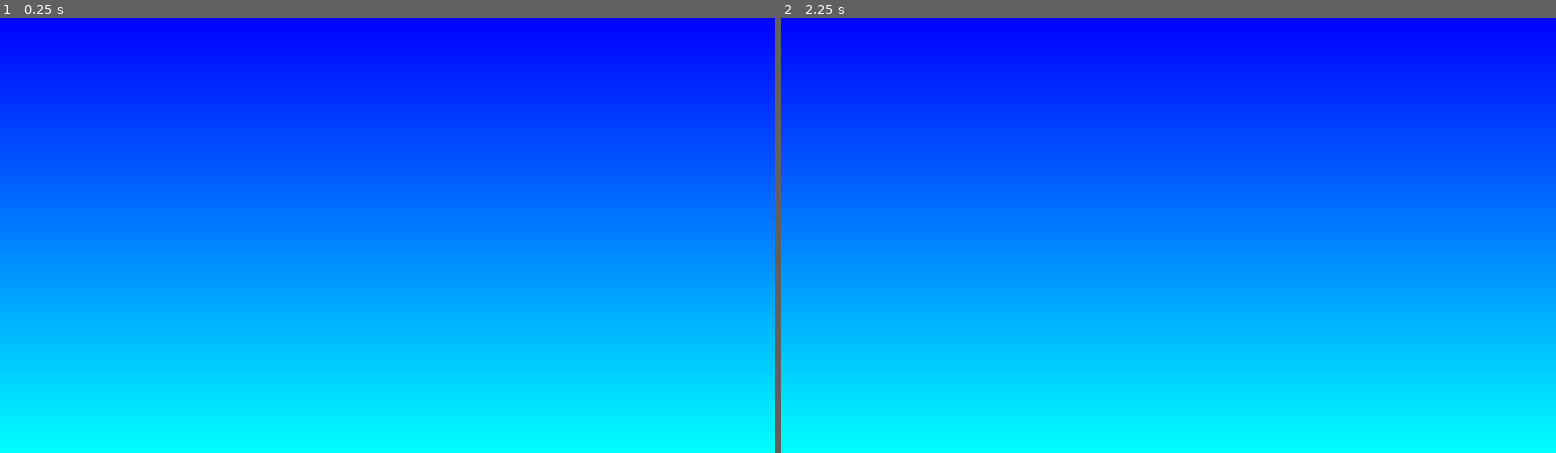
Above: before the commit, frames 1-2 (left to right).
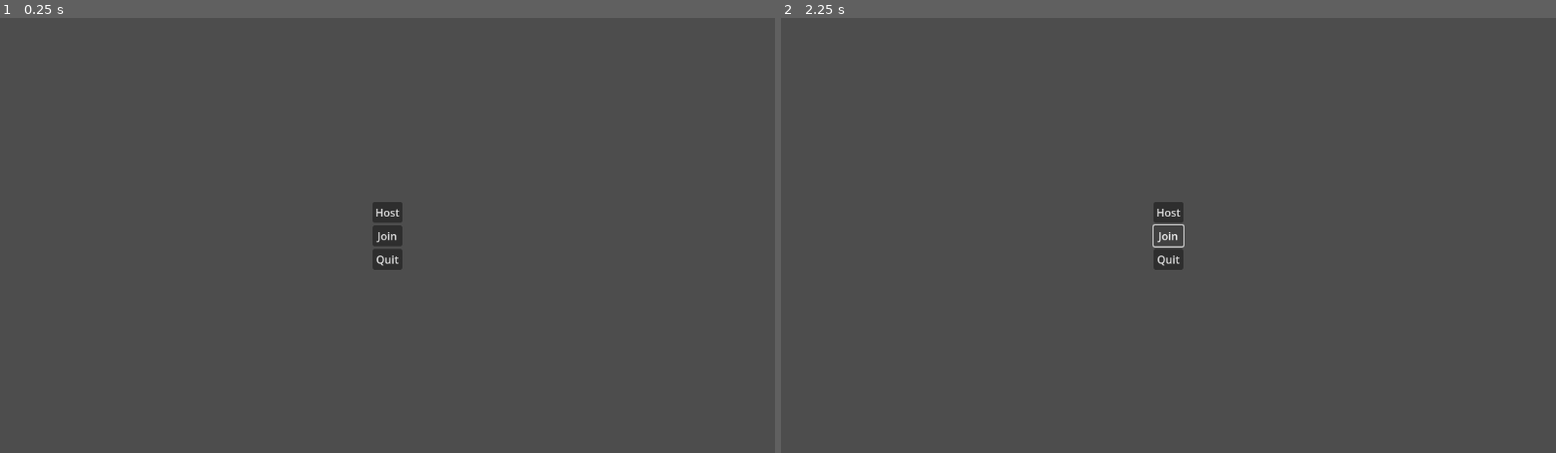
Above: after the commit, the same moments.

Repository: SomeGuyWithAShovel/route-fighters
Game: Godot game, scene res://scenes/main.tscn
Same seed, same stepped clock (60 frames per second), same inputs: the game is played once before the commit and once after it. Before the commit the project starts from res://scenes/game.tscn.
Inputs (mouse positions are in pixels of both pictures, inside the frame that each line leads up to):
- Up to frame 1 (0.25 s): no input
- Up to frame 2 (2.25 s): click (1168, 213) at 0.5 s, where only the run after the commit has a clickable "Host"; click (1168, 235) at 1.25 s, where only the run after the commit has a clickable "Join"; hold Right (move_right) from 2.03 s (still down); hold W (kick) from 2.03 s (still down)

The runs differ from the first frame. In frame 1, 100% of the frame differs, in the area x 0-100%, y 0-100%; in frame 2, 100%.

Commit message:
TLDR : can host/join from menu, players are created/destroyed on join/leave. End TLDR. Main scene is now the main menu. Main menu buttons now works as intended. If --server or --client are set as command-line options, then the main menu is skipped. Ryu and Ken scenes now contains only the animated sprite. Player scene, on init, instantiate the sprite accordingly (so now, we have only one Player scene that has a parameter, instead of 2 distinct scenes). Fixed a typo in a print message when joining (was 'client joined', but in reality, it was 'trying to join...'). global_coordinator scene and script default values and signal connections changed.

Diff:
--- a/project.godot
+++ b/project.godot
@@ -15,7 +15,7 @@
 [application]
 
 config/name="Route Fighters"
-run/main_scene="uid://57h88y3sgdsr"
+run/main_scene="uid://bjl1j0wx7n166"
 config/features=PackedStringArray("4.6", "GL Compatibility")
 
 [autoload]
--- a/scenes/Coordinator/global_coordinator.tscn
+++ b/scenes/Coordinator/global_coordinator.tscn
@@ -3,7 +3,7 @@
 [ext_resource type="Script" uid="uid://dx2gsxh7gc7h7" path="res://scripts/global_coordinator.gd" id="1_e18if"]
 [ext_resource type="Script" uid="uid://d1ig7dy5bo6qp" path="res://scripts/net/multiplayer_api_coordinator.gd" id="2_55e04"]
 [ext_resource type="Script" uid="uid://cdgodqmhbllvw" path="res://scripts/net/players_coordinator.gd" id="3_55e04"]
-[ext_resource type="PackedScene" uid="uid://bhd0xfjk8p0tp" path="res://scenes/temp_player_to_remove.tscn" id="4_t1kcj"]
+[ext_resource type="PackedScene" uid="uid://b06lhgiibdt53" path="res://scenes/visuals/player.tscn" id="4_t1kcj"]
 
 [node name="GlobalCoordinator" type="Node" unique_id=1390120457]
 script = ExtResource("1_e18if")
@@ -13,5 +13,4 @@
 
 [node name="PlayersCoordinator" type="Node" parent="." unique_id=153784986]
 script = ExtResource("3_55e04")
-local_player_scene = ExtResource("4_t1kcj")
-remote_player_scene = ExtResource("4_t1kcj")
+player_scene = ExtResource("4_t1kcj")
--- a/scenes/main.tscn
+++ b/scenes/main.tscn
@@ -1,31 +1,13 @@
-[gd_scene load_steps=0 format=3 uid="uid://bjl1j0wx7n166"]
+[gd_scene format=3 uid="uid://bjl1j0wx7n166"]
 
 [ext_resource type="PackedScene" uid="uid://57h88y3sgdsr" path="res://scenes/game.tscn" id="1_0wfyh"]
 [ext_resource type="PackedScene" uid="uid://b0wbuavp8jywl" path="res://scenes/ui/main_menu.tscn" id="1_o5qli"]
-
-[sub_resource type="GDScript" id="GDScript_o5qli"]
-script/source = "# build in script : save it as a file if you prefer
-extends Node
-
-@export
-var game_scene : PackedScene;
-
-@export var menu_node : Node;
-
-func move_to_game() -> void :
-
-	assert(game_scene != null);
-	if (menu_node != null) :
-		var game_node : Node = game_scene.instantiate();
-		add_child(game_node);
-		menu_node.game_started();
-		pass;
-	return;
-"
+[ext_resource type="Script" uid="uid://cwjkx84pm0kby" path="res://scripts/menus/main.gd" id="1_sugp2"]
 
 [node name="Main" type="Node" unique_id=2105370211 node_paths=PackedStringArray("menu_node")]
-script = SubResource("GDScript_o5qli")
+script = ExtResource("1_sugp2")
 game_scene = ExtResource("1_0wfyh")
 menu_node = NodePath("MainMenu")
 
 [node name="MainMenu" parent="." unique_id=605103506 instance=ExtResource("1_o5qli")]
+GameScene = ExtResource("1_0wfyh")
--- a/scenes/temp_player_to_remove.tscn
+++ b/scenes/temp_player_to_remove.tscn
@@ -1,10 +1,29 @@
 [gd_scene format=3 uid="uid://bhd0xfjk8p0tp"]
 
 [ext_resource type="Script" uid="uid://8y4e31bl2inu" path="res://scripts/mechanics/character.gd" id="1_6gqf7"]
-[ext_resource type="Texture2D" uid="uid://cygsiexplibau" path="res://assets/animations/ryu_guard.png" id="1_mxj2r"]
+
+[sub_resource type="RectangleShape2D" id="RectangleShape2D_mxj2r"]
+
+[sub_resource type="Gradient" id="Gradient_uwrxv"]
+offsets = PackedFloat32Array(0.95, 1)
+colors = PackedColorArray(1, 0, 0, 1, 0, 0, 0, 0)
+
+[sub_resource type="GradientTexture2D" id="GradientTexture2D_6gqf7"]
+gradient = SubResource("Gradient_uwrxv")
+width = 256
+height = 256
+fill = 1
+fill_from = Vector2(0.5, 0.5)
+fill_to = Vector2(1, 0.5)
 
 [node name="Node2D" type="Node2D" unique_id=1446872133]
+
+[node name="Player" type="CharacterBody2D" parent="." unique_id=373096312]
 script = ExtResource("1_6gqf7")
 
-[node name="Sprite2D" type="Sprite2D" parent="." unique_id=1955005097]
-texture = ExtResource("1_mxj2r")
+[node name="CollisionShape2D" type="CollisionShape2D" parent="Player" unique_id=1208480204]
+shape = SubResource("RectangleShape2D_mxj2r")
+
+[node name="StartPos1" type="Sprite2D" parent="Player" unique_id=767842362]
+z_index = 500
+texture = SubResource("GradientTexture2D_6gqf7")
--- a/scenes/ui/main_menu.tscn
+++ b/scenes/ui/main_menu.tscn
@@ -1,28 +1,6 @@
 [gd_scene format=3 uid="uid://b0wbuavp8jywl"]
 
-[sub_resource type="GDScript" id="GDScript_87aya"]
-script/source = "# build in script : save it as a file if you prefer
-extends Control
-
-# TODO :
-# right now, it is created, but instantly skipped, because there is command-line arguments to bypass this step
-# if there weren't, we would have to implement correctly this file
-
-func game_started() -> void :
-	queue_free();
-	return;
-
-func _on_btn_host_pressed() -> void :
-	return;
-
-
-func _on_btn_join_pressed() -> void :
-	return;
-
-
-func _on_btn_quit_pressed() -> void :
-	return;
-"
+[ext_resource type="Script" uid="uid://dhjqp114deits" path="res://scripts/menus/main_menu.gd" id="1_sl1te"]
 
 [node name="MainMenu" type="Control" unique_id=605103506]
 layout_mode = 3
@@ -31,7 +9,7 @@
 anchor_bottom = 1.0
 grow_horizontal = 2
 grow_vertical = 2
-script = SubResource("GDScript_87aya")
+script = ExtResource("1_sl1te")
 
 [node name="VBoxContainer" type="VBoxContainer" parent="." unique_id=1594914259]
 layout_mode = 1
--- a/scenes/visuals/ken.tscn
+++ b/scenes/visuals/ken.tscn
@@ -1,6 +1,5 @@
 [gd_scene format=3 uid="uid://blkayxqxngxau"]
 
-[ext_resource type="PackedScene" uid="uid://b06lhgiibdt53" path="res://scenes/visuals/player.tscn" id="1_anvrq"]
 [ext_resource type="Texture2D" uid="uid://crlwsb5skm3yf" path="res://assets/animations/ken_guard.png" id="2_x7gpa"]
 [ext_resource type="Texture2D" uid="uid://cw3oo6iwa7f1q" path="res://assets/animations/ken_hurt.png" id="3_6mq6k"]
 [ext_resource type="Texture2D" uid="uid://ub5bhauiq08t" path="res://assets/animations/ken_idle.png" id="3_da5rq"]
@@ -332,10 +331,6 @@
 "speed": 5.0
 }]
 
-[node name="Node" type="Node2D" unique_id=1714301152]
-
-[node name="Player" parent="." unique_id=1220903932 instance=ExtResource("1_anvrq")]
-
-[node name="AnimatedSprite2D" type="AnimatedSprite2D" parent="Player" unique_id=1407327946]
+[node name="AnimatedSprite2D" type="AnimatedSprite2D" unique_id=1407327946]
 sprite_frames = SubResource("SpriteFrames_swjo3")
 animation = &"right"
--- a/scenes/visuals/player.tscn
+++ b/scenes/visuals/player.tscn
@@ -4,10 +4,12 @@
 
 [sub_resource type="RectangleShape2D" id="RectangleShape2D_adtho"]
 
-[node name="Player" type="CharacterBody2D" unique_id=732812710]
+[node name="Node2D" type="Node2D" unique_id=906088690]
+
+[node name="Player" type="CharacterBody2D" parent="." unique_id=732812710]
 script = ExtResource("1_l21u0")
 
-[node name="AnimationPlayer" type="AnimationPlayer" parent="." unique_id=1992900785]
+[node name="AnimationPlayer" type="AnimationPlayer" parent="Player" unique_id=1992900785]
 
-[node name="CollisionShape2D" type="CollisionShape2D" parent="." unique_id=1407755865]
+[node name="CollisionShape2D" type="CollisionShape2D" parent="Player" unique_id=1407755865]
 shape = SubResource("RectangleShape2D_adtho")
--- a/scenes/visuals/ryu.tscn
+++ b/scenes/visuals/ryu.tscn
@@ -1,6 +1,5 @@
 [gd_scene format=3 uid="uid://bjiwfby08ii7s"]
 
-[ext_resource type="PackedScene" uid="uid://b06lhgiibdt53" path="res://scenes/visuals/player.tscn" id="1_cgdan"]
 [ext_resource type="Texture2D" uid="uid://cygsiexplibau" path="res://assets/animations/ryu_guard.png" id="2_0xd2s"]
 [ext_resource type="Texture2D" uid="uid://chi1f66m0evce" path="res://assets/animations/ryu_idle.png" id="3_8p6jp"]
 [ext_resource type="Texture2D" uid="uid://cws1crm7fgrbn" path="res://assets/animations/ryu_hurt.png" id="3_k4e4v"]
@@ -332,10 +331,6 @@
 "speed": 5.0
 }]
 
-[node name="Node" type="Node2D" unique_id=1354944682]
-
-[node name="Player" parent="." unique_id=2038331640 instance=ExtResource("1_cgdan")]
-
-[node name="AnimatedSprite2D" type="AnimatedSprite2D" parent="Player" unique_id=999083783]
+[node name="AnimatedSprite2D" type="AnimatedSprite2D" unique_id=999083783]
 sprite_frames = SubResource("SpriteFrames_epwb1")
 animation = &"idle"
--- a/scripts/game.gd
+++ b/scripts/game.gd
@@ -7,6 +7,7 @@
 @export var player_starting_nodes : Array[Node2D];
 
 func _ready() -> void :
+	init_players_coordinator();
 	for node : Node2D in player_starting_nodes :
 		node.hide();
 		pass;
--- a/scripts/global_coordinator.gd
+++ b/scripts/global_coordinator.gd
@@ -14,16 +14,28 @@
 func init_coordinators() -> bool :
 	# we probably should use the editor signal connection editor instead of all these lines
 
-	# TODO : we need to do some inits before creating players
+	# T ODO : we need to do some inits before creating players
 	# so connect these signals to something that does these inits and then create players
+	# FIX : create_player now awaits for the inits
 
-	# multiplayer_api_coordinator.server_on_server_created.connect(players_coordinator.create_local_player);
-	# multiplayer_api_coordinator.server_on_player_joined.connect(players_coordinator.create_remote_player);
-	# multiplayer_api_coordinator.server_on_player_quit.connect(players_coordinator.warn_players);
+	multiplayer_api_coordinator.server_on_server_created.connect(players_coordinator.create_local_player);
+	multiplayer_api_coordinator.client_on_server_joined.connect(players_coordinator.create_local_player);
 
-	# multiplayer_api_coordinator.client_on_server_joined.connect(players_coordinator.create_local_player);
+	multiplayer_api_coordinator.server_on_player_joined.connect(players_coordinator.create_remote_player);
+
+	multiplayer_api_coordinator.server_on_player_quit.connect(players_coordinator.remove_player);
+
+
+	# When a server is created or joined : notify the main menu (so it can destroy itself)
+	var main_node : MainNode = get_node("/root/Main") as MainNode;
+	assert(main_node != null);
+	multiplayer_api_coordinator.server_on_server_created.connect(main_node.menu_node.on_server_created);
+	multiplayer_api_coordinator.client_on_server_joined.connect(main_node.menu_node.on_server_joined);
+
 	return true;
 
+
+var has_cmd_args : bool = false;
 func read_cmd_args() -> void :
 	const cmds : Array[String] = [
 		"--server",
@@ -33,11 +45,15 @@
 	print("instance_args : ", instance_args)
 	for arg in instance_args:
 		if arg.begins_with(cmds[0]) :
-			print("read ", cmds[0], " from command-line args")
+			print("read ", cmds[0], " from command-line args");
+
+			has_cmd_args = true;
 			multiplayer_api_coordinator.create_server();
 			pass;
 		if arg.begins_with(cmds[1]) :
-			print("read ", cmds[1], " from command-line args")
+			print("read ", cmds[1], " from command-line args");
+
+			has_cmd_args = true;
 			multiplayer_api_coordinator.join_server();
 			pass;
 		pass;
--- a/scripts/mechanics/character.gd
+++ b/scripts/mechanics/character.gd
@@ -1,17 +1,95 @@
+# @tool
+
 extends Node2D
 class_name Character
 
-@onready var animated_sprite : AnimatedSprite2D = $"AnimatedSprite2D";
+@export var anim_sprite_scenes : Array[PackedScene] = [
+	preload("res://scenes/visuals/ken.tscn"),
+	preload("res://scenes/visuals/ryu.tscn"),
+];
+
+var animated_sprite : AnimatedSprite2D = null;
+
+#region test_debug_animated_sprite
+#
+#@export_group("editor_anim_sprite_DEBUG_ONLY_RESET_BEFORE_START_OR_SAVE")
+#
+#@export_tool_button("set_host")
+#var editor_set_host_var = editor_set_host;
+#func editor_set_host() -> void :
+	#print("editor_set_host");
+	#editor_reset();
+	#set_player_id(1);
+	#return;
+#
+#@export_tool_button("set_remote")
+#var editor_set_remote_var = editor_set_remote;
+#func editor_set_remote() -> void :
+	#print("editor_set_remote");
+	#editor_reset();
+	#set_player_id(2);
+	#return;
+#
+#@export_tool_button("reset")
+#var editor_reset_var = editor_reset;
+#func editor_reset() -> void :
+	#print("editor_reset");
+	#if (animated_sprite == null) :
+		#return;
+	#animated_sprite.queue_free();
+	#animated_sprite = null;
+	#return;
+#@export_group("")
+
+#endregion
+
 var current_move : MoveInformation :
 	get = get_current_move,
 	set = set_current_move;
 
-var player_id : int;
 var ping_calculator : PingCalculator = null;
 
-func _ready() -> void:
+#region player_init : id, sprite and transform
+var player_id : int = 0;
+func set_player_id(new_id : int) -> void :
+	if (animated_sprite != null) :
+		pass;
+	var sprite_id : int = 0;
+	if (new_id != 1) :
+		sprite_id = 1;
+	assert(anim_sprite_scenes.size() == 2);
+	assert((sprite_id >= 0) && (sprite_id <= 1));
+	var new_sprite_node : AnimatedSprite2D = anim_sprite_scenes[sprite_id].instantiate() as AnimatedSprite2D;
+	assert(new_sprite_node != null);
+
+	add_child(new_sprite_node);
+	animated_sprite = new_sprite_node;
+	return;
+
+func init_player(new_id : int, start_pos : Transform2D) -> void :
+	print("init_player");
+	set_player_id(new_id);
+
+	# see PlayersCoordinator::get_character_from_player comments
+	var parent_node : Node2D = get_parent() as Node2D;
+	assert(parent_node != null);
+	parent_node.global_transform = start_pos;
+
+	print("init_player : sprite ", animated_sprite, " and transform ", global_transform);
+
+	# moved from _ready()
 	move_interrupted.connect(update_animated_sprite);
 	animated_sprite.animation_finished.connect(func () : animated_sprite.play("idle"));
+	return;
+
+#endregion
+
+func _ready() -> void:
+	print("player._ready()");
+	assert(anim_sprite_scenes.size() == 2);
+	assert(anim_sprite_scenes[0] != null);
+	assert(anim_sprite_scenes[1] != null);
+	return;
 
 func get_absolute_frame_duration(anim_name : String, frame_index : int) -> float:
 	var playing_speed : float = animated_sprite.get_playing_speed();
@@ -21,8 +99,8 @@
 	return absolute_frame_duration;
 
 func update_animated_sprite(_old_move : MoveInformation, new_move : MoveInformation) -> void:
-	# Les moves holdables ne sont pas changé dans les sprites à chaque frame
-	if Move.is_holdable(new_move.kind):
+	# Les moves holdables ne sont pas changés dans les sprites à chaque frame
+	if (Move.is_holdable(new_move.kind)) :
 		return;
 
 	var anim_name : String = Move.Kind.keys()[new_move.kind].to_lower;
--- /dev/null
+++ b/scripts/menus/main.gd
@@ -0,0 +1,17 @@
+class_name MainNode
+extends Node
+
+@export
+var game_scene : PackedScene;
+
+@export var menu_node : MainMenu;
+
+func move_to_game() -> void :
+
+	assert(game_scene != null);
+	if (menu_node != null) :
+		var game_node : Node = game_scene.instantiate();
+		add_child(game_node);
+		menu_node.game_started();
+		pass;
+	return;
--- a/scripts/menus/main_menu.gd
+++ b/scripts/menus/main_menu.gd
@@ -1,11 +1,43 @@
-extends Node
+class_name MainMenu
+extends Control
+
+@export
+var GameScene : PackedScene = null;
+
+func _ready() -> void :
+
+	assert(GameScene != null);
+
+	if (GlobalCoordinator.has_cmd_args) :
+		game_started();
+		pass;
+	return;
+
+func on_server_created(_our_player_id : int) -> void :
+	game_started();
+	return;
+
+func on_server_joined(_remote_player_id : int) -> void :
+	game_started();
+	return;
+
+func game_started() -> void :
+	var game_node : Node = GameScene.instantiate();
+	assert(game_node != null);
+	get_parent().add_child.call_deferred(game_node);
+	queue_free();
+	return;
+
+func _on_btn_host_pressed() -> void :
+	GlobalCoordinator.multiplayer_api_coordinator.create_server();
+	return;
 
 
-# Called when the node enters the scene tree for the first time.
-func _ready() -> void:
-	pass # Replace with function body.
+func _on_btn_join_pressed() -> void :
+	GlobalCoordinator.multiplayer_api_coordinator.join_server();
+	return;
 
 
-# Called every frame. 'delta' is the elapsed time since the previous frame.
-func _process(delta: float) -> void:
-	pass
+func _on_btn_quit_pressed() -> void :
+	get_tree().quit();
+	return;
--- a/scripts/net/multiplayer_api_coordinator.gd
+++ b/scripts/net/multiplayer_api_coordinator.gd
@@ -66,7 +66,7 @@
 	if error != OK:
 		printerr("Could not join server \"", ip_address, "\" (error ", error, ")");
 		return;
-	print("MultiplayerAPICoordinator : client joined (", ip_address, ")");
+	print("MultiplayerAPICoordinator : trying to join ", ip_address, "...");
 	multiplayer_api.multiplayer_peer = peer;
 	return;
 
--- a/scripts/net/players_coordinator.gd
+++ b/scripts/net/players_coordinator.gd
@@ -1,25 +1,29 @@
 class_name PlayersCoordinator
 extends Node
 
-@export_group("Player Scenes")
-@export var local_player_scene : PackedScene;
-@export var remote_player_scene : PackedScene;
+
+signal on_init();
+var has_been_init : bool = false;
+
+@export_group("Player Scene")
+@export var player_scene : PackedScene;
 
 var local_player_script  : Script = preload("res://scripts/mechanics/local_character.gd");
 var remote_player_script : Script = preload("res://scripts/mechanics/remote_character.gd");
 
-var player_starting_positions : Array[Node2D];
+var player_starting_positions : Array[Transform2D];
 var players_node_parent : Node = null;
 
-var players : Dictionary[int, Character] = {};
-# we should use somewhere our own system of player ids,
+var players : Dictionary[int, Node2D] = {};
 # because server is player 1 and client is player 992135560 (it's random)
-# I don't think we want an array of size 992135560 just for 2 elements
+# I don't think we want an array of size 992135560 just for 2 elements.
+# That's why it's a Dictionary[int, T] and not an Array[T]
 
 var ping_calculator : PingCalculator = null;
 
 var local_player_id : int;
 var local_action_buffer : ActionBuffer;
+var local_action_buffer_last_time_received : float;
 var ggpo : GGPO;
 
 # C'est pas beaucoup plus dur ni lourd d'implémenter pour n joueurs, même si on en a que 2
@@ -29,47 +33,89 @@
 func init_from_game_node(game_node : GameNode) -> void :
 	assert(game_node != null);
 
-	assert(game_node.player_starting_positions.size() == 2);
-	assert(game_node.player_starting_positions[0] != null);
-	assert(game_node.player_starting_positions[1] != null);
-	player_starting_positions = game_node.player_starting_positions;
+	assert(game_node.player_starting_nodes.size() == 2);
+	assert(game_node.player_starting_nodes[0] != null);
+	assert(game_node.player_starting_nodes[1] != null);
 
-	assert(game_node.player)
+	player_starting_positions.resize(2);
+	player_starting_positions[0] = game_node.player_starting_nodes[0].global_transform;
+	player_starting_positions[1] = game_node.player_starting_nodes[1].global_transform;
+
+	assert(game_node.players_parent_node != null);
+	players_node_parent = game_node.players_parent_node;
+
+	has_been_init = true;
+	on_init.emit();
 	return;
 
-func create_local_player(player_id : int) -> void :
-	assert(local_player_scene != null);
-	var new_player : Node = local_player_scene.instantiate();
+# I didn't fully understood what you did, so I kept as it was :
+# a Node2D scene root on which we attach the script local_player or remote_player at runtime,
+# with a Character child node that is common between local and remote
+#
+# this function gets the Character child node from the Node2D scene root
+func get_character_from_player(player_node : Node2D) -> Character :
+	if (player_node == null) :
+		return null;
+	return (player_node.get_child(0) as Character);
+
+# common between local and remote player
+func create_player(player_id : int) -> Node2D :
+	if (has_been_init == false) :
+		print("create_player : await start");
+		await on_init;
+		print("create_player : await end");
+		pass;
+
+	var pl_start : Transform2D = player_starting_positions[1];
+	if (player_id == 1) :
+		pl_start =  player_starting_positions[0];
+		pass;
+
+	assert(player_scene != null);
+	var new_player : Node = player_scene.instantiate();
 	assert(new_player != null);
-
-	local_player_scene.set_script(local_player_script);
-
-	new_player.player_id = player_id;
-	new_player.ping_calculator = ping_calculator;
-	local_player_id = player_id;
-
-	new_player.transform = player_starting_positions[0].transform;
-
 	assert(players_node_parent != null);
 	players_node_parent.add_child(new_player);
 
-	new_player.input_move.connect(local_player_moved);
 	players[player_id] = new_player;
 
+	var char_node : Character = get_character_from_player(new_player);
+	assert(char_node != null);
+	char_node.init_player(player_id, pl_start);
+
+	return new_player;
+
+func create_local_player(player_id : int) -> void :
+	var new_player : Node = await create_player(player_id);
+	assert(new_player != null);
+
+	local_player_id = player_id;
+	# new_player.set_script(local_player_script);
+	# new_player.ping_calculator = ping_calculator;
+	# new_player.input_move.connect(local_player_moved);
+
+	print("local_player created (id:", player_id, ")");
 	return;
 
 func create_remote_player(player_id : int) -> void :
-	assert(remote_player_scene != null);
-	var new_player = remote_player_scene.instantiate();
-	new_player.set_script(remote_player_script);
-	new_player.player_id = player_id;
+	var new_player : Node = await create_player(player_id);
+	assert(new_player != null);
 
-	# TODO: Set sa position, etc..
-	assert(players_node_parent != null);
-	players_node_parent.add_child(new_player);
-	players[player_id] = new_player;
+	#new_player.set_script(remote_player_script);
+
+	print("remote_player created (id:", player_id, ")");
 	return;
 
+func remove_player(player_id : int) -> void :
+	var player_node : Node2D = players.get(player_id);
+	if (player_node == null) :
+		print("PlayersCoordinator::remove_player(", player_id, ") : player_id wasn't in the players dictionary");
+		return;
+
+	player_node.queue_free();
+	players.erase(player_id);
+	print("removed player ", player_id);
+	return;
 
 @rpc("any_peer", "call_remote", "reliable")
 func warn_players() -> void:
@@ -80,7 +126,7 @@
 
 
 func local_player_moved(local_player : LocalCharacter, move : Move.Kind) -> void :
-	if move == Move.Kind.NOTHING:
+	if (move == Move.Kind.NOTHING):
 		return;
 
 	var server_time := ping_calculator.get_server_time();
Not shown: 1 places in scenes/game.tscn that only renumber resources
Not shown, added: scripts/menus/main.gd.uid
